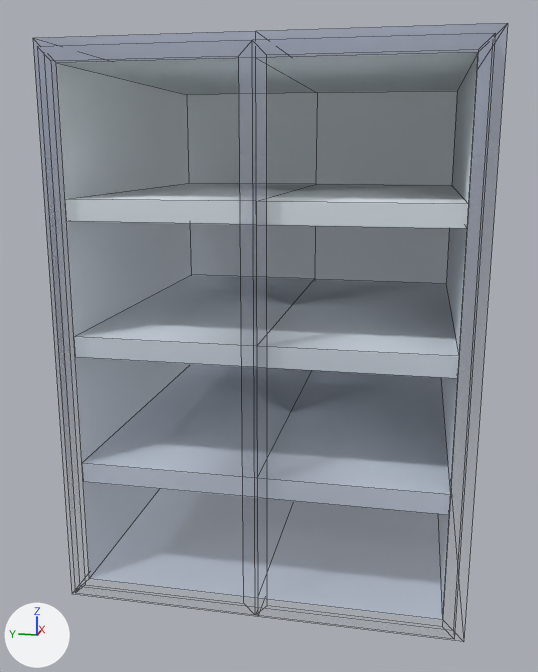
One commit to the FBX model VR Interactions/Assets/Models/Level2/Fridge.fbx: the scene before it, then after it.
Rendered twice from a 50 mm camera at (-4.22, 6.3, 2.26) aimed at (-0.09, 7.13, 1.22). Lighting does not change. The marker at lower left points along +X, +Y and +Z. Mesh edges are drawn as thin lines. Where no turn or scale is listed for an object, it has been applied to the vertices.

In view in the first picture: 'Fridge'.
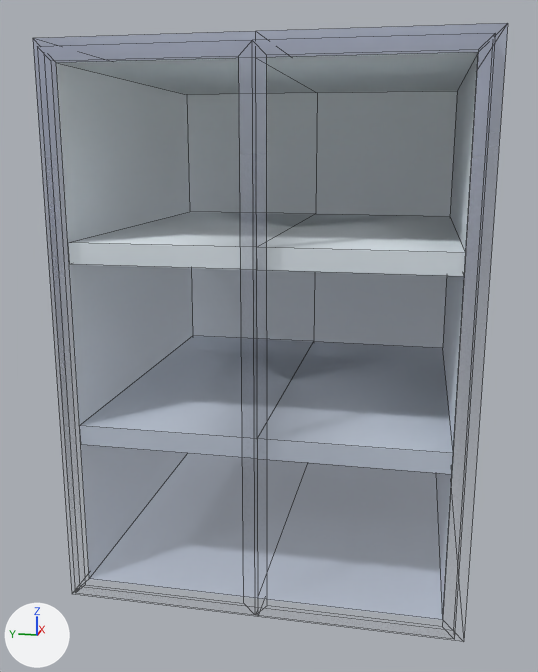
The newer file is also turned or shifted as a whole; pictures and numbers use the older file's frame.

Where the change shows, as pixel boxes (x1, y1, x2, y2) in the pictures (538 x 672 px; the box of a moved part takes in the faces that stretch with it):
part 1 of me_cube_046, moved or reshaped: before (82, 364, 451, 515); after (79, 336, 453, 474)
part 2 of me_cube_046, moved or reshaped: before (65, 183, 469, 228); after (68, 212, 466, 276)
part 3 of me_cube_046, deleted: before (74, 275, 459, 378)

The change in detail:
me_cube_046 has 80 vertices, 70 faces and spans x -1.06..1.0, y -1.0..1.0, z 0.0..2.74.
me_cube_046 is used by ob_fridge; location (0.0, 7.0, 0.0).
me_cube_046 part 1: the loose piece of 12 vertices spanning x -1.0..0.9, y -0.9..0.9, z 0.65..0.75 is moved by (0.0, 0.0, 0.2).
me_cube_046 part 2: the loose piece of 12 vertices spanning x -1.0..0.9, y -0.9..0.9, z 1.95..2.05 is moved by (0.0, 0.0, -0.2).
me_cube_046 part 3: the loose piece of 12 vertices spanning x -1.0..0.9, y -0.9..0.9, z 1.3..1.4 is deleted.
